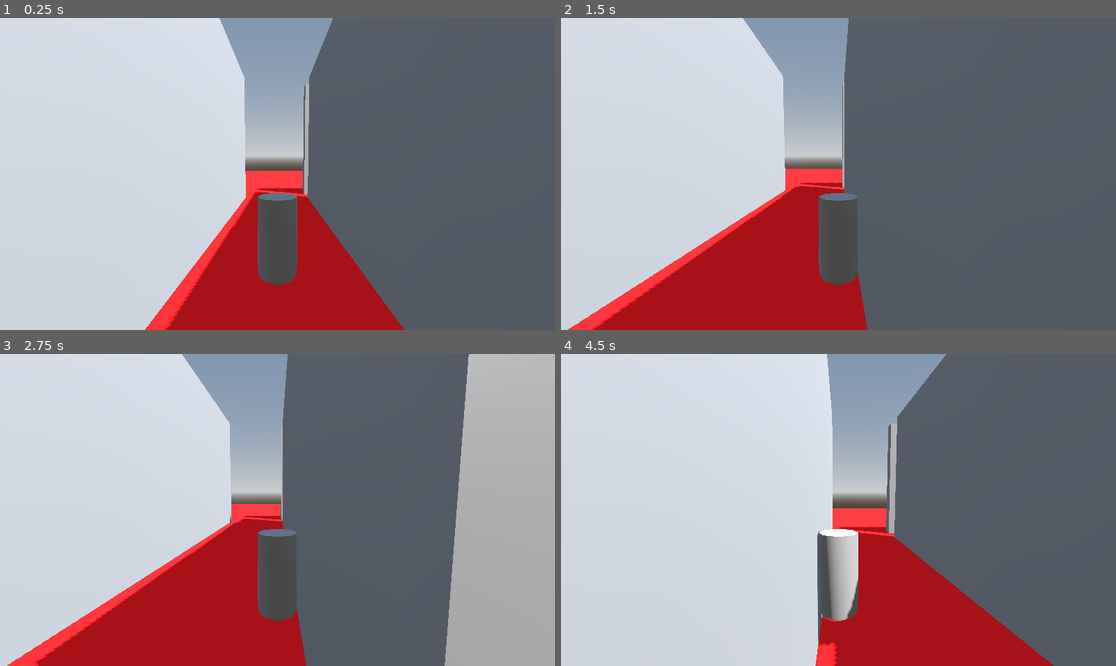
Above: before the commit, frames 1-4 (two rows, left to right).
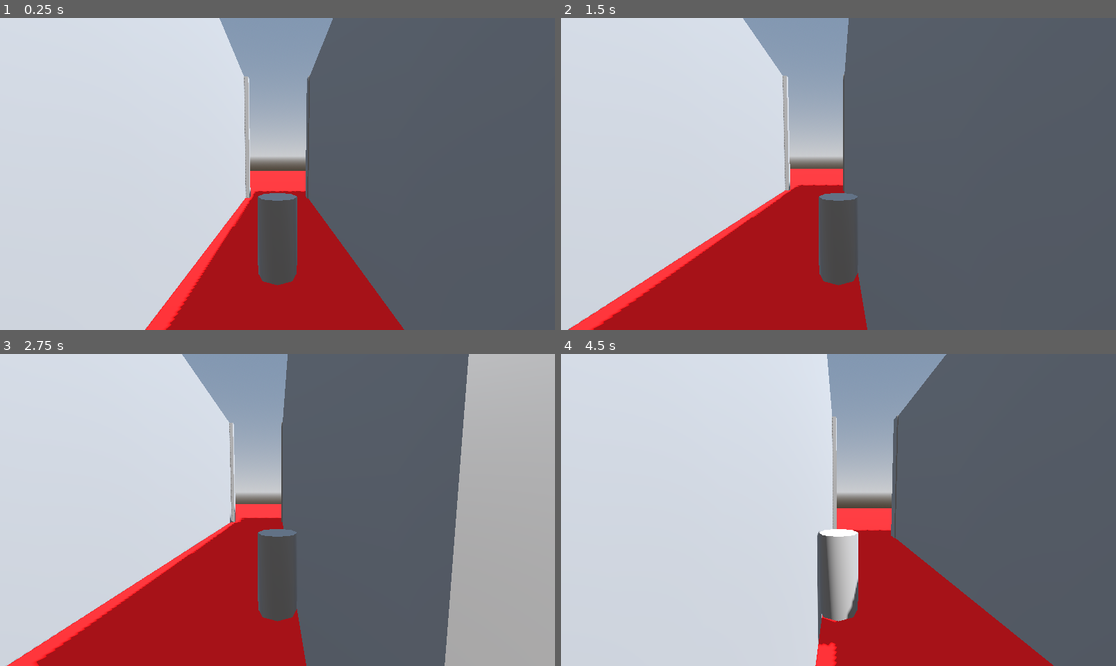
Above: after the commit, the same moments.

Repository: AnxietyTheOrk/GraveRobbery
Game: Godot game, scene res://Scenes/level_1.tscn
Two runs of this game, one before a commit and one after it. Both use one fixed random seed, a clock stepped at 60 frames per second and the inputs below.
Inputs:
- Up to frame 1 (0.25 s): no input
- Up to frame 2 (1.5 s): tap Enter (ui_accept) at 0.5, 0.77 s; hold D (move_right) 0.53-1.28 s; tap C (rotate_above) at 0.6 s; hold S (move_back) from 1.28 s (still down); tap Z (rotate_below) at 1.35 s
- Up to frame 3 (2.75 s): tap Enter (ui_accept) at 1.52 s; release S (move_back) at 2.03 s; hold D (move_right) from 2.03 s (still down); tap C (rotate_above) at 2.1 s
- Up to frame 4 (4.5 s): tap Enter (ui_accept) at 2.75, 3.02, 3.77 s; release D (move_right) at 2.78 s; hold W (move_forward) 2.78-3.53 s; tap Z (rotate_below) at 2.85, 4.35 s; hold A (move_left) from 3.53 s (still down); tap C (rotate_above) at 3.6 s

The runs differ from the first frame. In frame 1, 0.7% of the frame differs, in the area x 36-56%, y 18-76%; in frame 2, 0.5%; in frame 3, 0.3%; in frame 4, 0.9%, in the area x 48-61%, y 19-60%.

Commit message:
Last Sync: 2025-09-23 10:32 (Mobile)

Diff:
--- a/grave-robbery/Scenes/level_1.tscn
+++ b/grave-robbery/Scenes/level_1.tscn
@@ -45,5 +45,9 @@
 size = Vector3(20, 0.5, 10)
 
 [node name="CSGBox3D4" type="CSGBox3D" parent="CSGCombiner3D"]
-transform = Transform3D(1, 0, 0, 0, 1, 0, 0, 0, 1, 3.18, 5, -19.756)
+transform = Transform3D(1, 0, 0, 0, 1, 0, 0, 0, 1, 5, 5, -19.756)
 size = Vector3(1, 10, 10)
+
+[node name="CSGBox3D5" type="CSGBox3D" parent="CSGCombiner3D"]
+transform = Transform3D(1, 0, 0, 0, 1, 0, 0, 0, 1, 5, 5, -5)
+size = Vector3(0.5, 10, 10)
